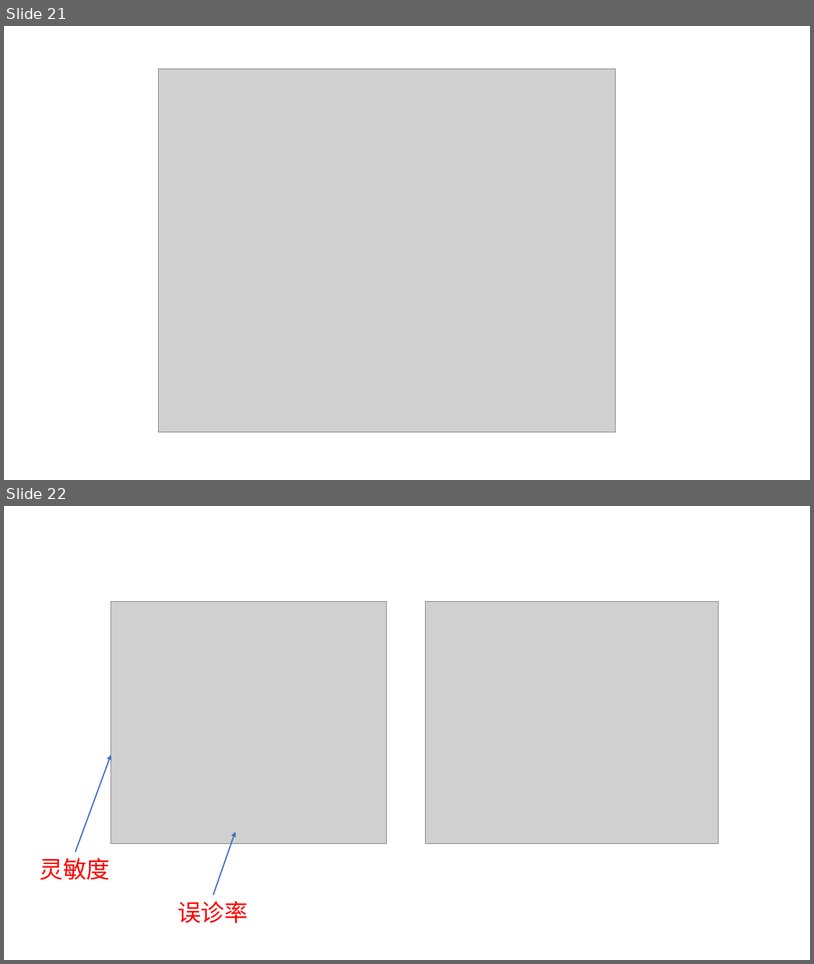
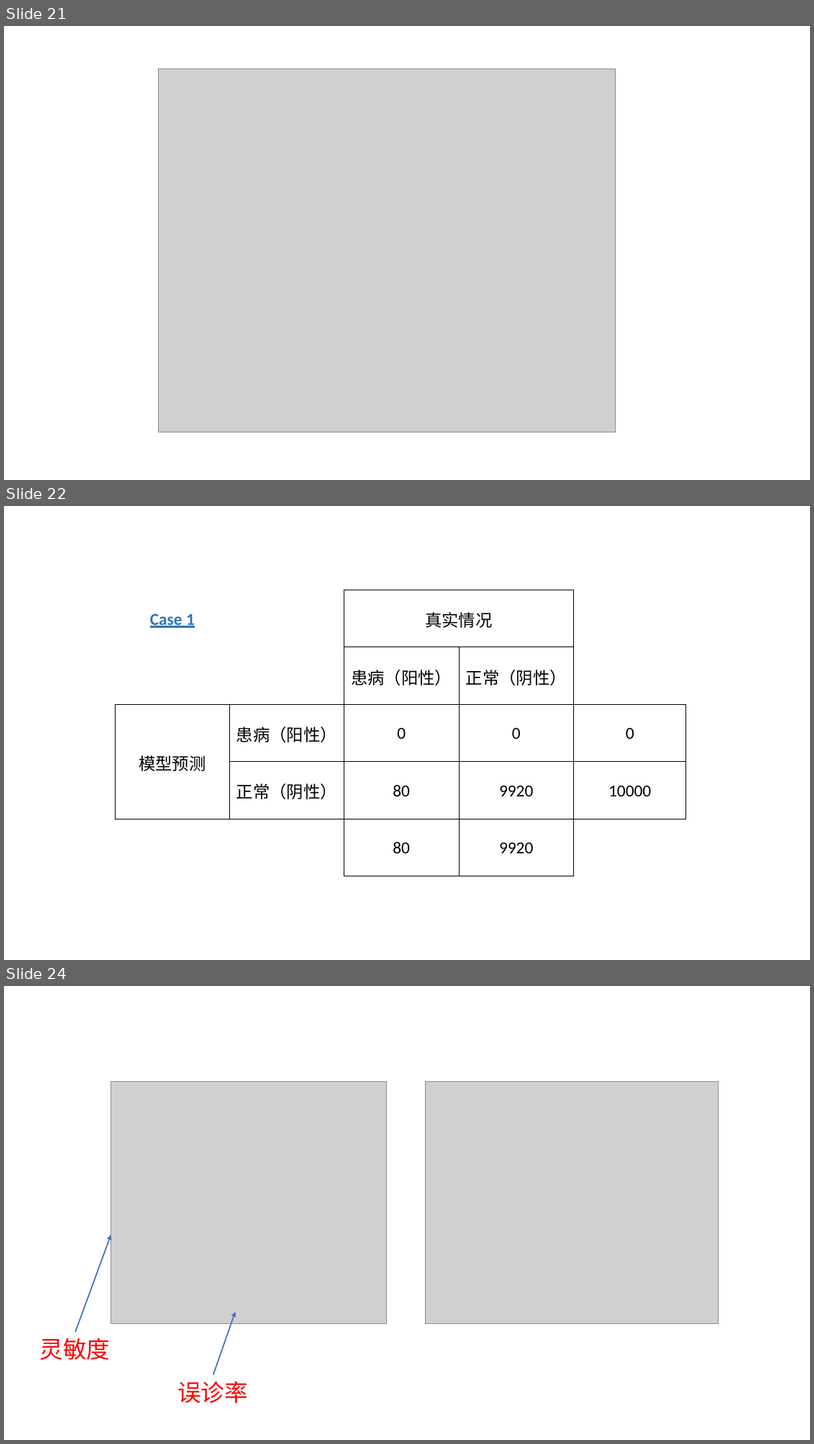
Before and after one commit to wuhsiang/courses, a slide deck: datamining/ch3/screening.pptx. Shown one above the other, each under a label of ours: slides 21 and 22 before the commit, slides 21, 22 and 24 after it; the slides between them are not shown. The pictures are 814x964 and 814x1444 pixels, drawn with LibreOffice and Linux fonts; fonts in the diff are those of the drawing; grey boxes stand for pictures. Boxes give left, top, right and bottom in pixels: in the first picture for what was removed or moved away, otherwise in the second. Text is boxed around its words. In the diff, an @@ line names an element or a change of style, - is before the commit and + after.

```diff
--- a/datamining/ch3/screening.pptx
+++ b/datamining/ch3/screening.pptx
@@ slide 22 added at (4,506,810,960), background #FFFFFF @@
@@ table added at (116,590,687,875), 5 rows, 5 columns @@
+Case 1 |  | 真实情况 |  | 
+ |  | 患病（阳性） | 正常（阴性） | 
+模型预测 | 患病（阳性） | 0 | 0 | 0
+ | 正常（阴性） | 80 | 9920 | 10000
+ |  | 80 | 9920 | 
@@ what was slide 22 is now slide 24 @@
```
Also in this commit, not shown: 1 slide changed, 1 other slide added.
